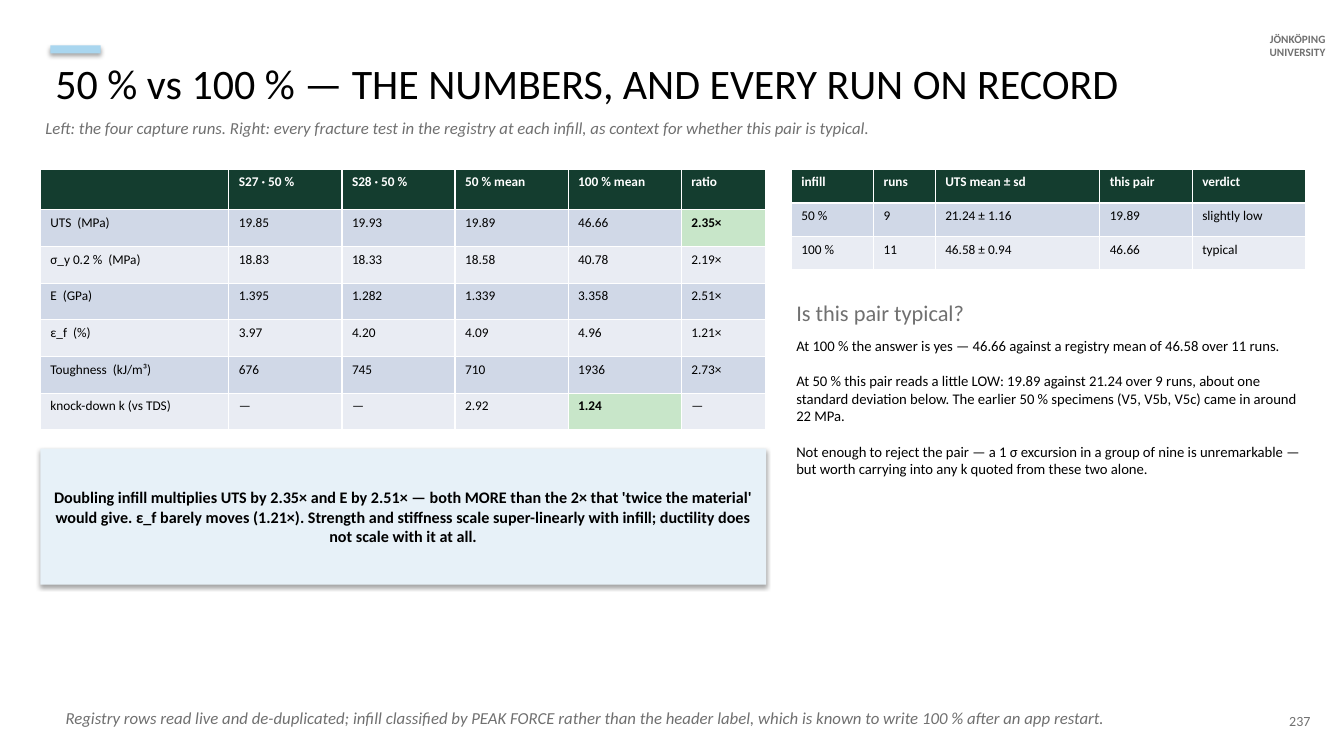
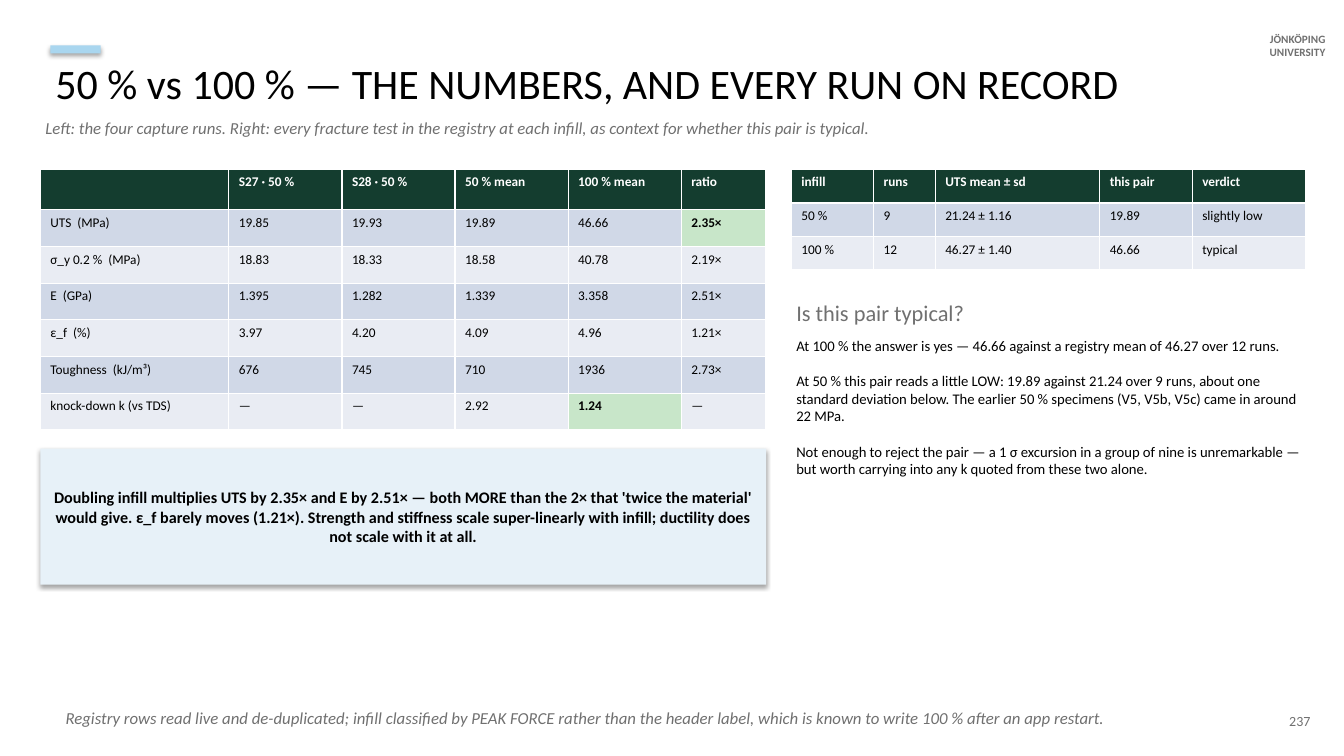
Before and after one commit to cenmir/UTM, a slide deck: slide 97 of documentation/V6a_8_6_20_slides.pptx. Drawn at 1344x756 pixels with LibreOffice and Linux fonts; fonts in the diff are those of the drawing. Boxes give left, top, right and bottom in pixels: in the first picture for what was removed or moved away, otherwise in the second. Text is boxed around its words. In the diff, an @@ line names an element or a change of style, - is before the commit and + after.

```diff
--- a/documentation/V6a_8_6_20_slides.pptx
+++ b/documentation/V6a_8_6_20_slides.pptx
@@ table at bbox=[791, 169, 1306, 270] @@
-row 3, column 2: 11
+row 3, column 2: 12
-row 3, column 3: 46.58 ± 0.94
+row 3, column 3: 46.27 ± 1.40
@@ text at bbox=[796, 340, 1297, 477]: text changed @@
-At 100 % the answer is yes — 46.66 against a registry mean of 46.58 over 11 runs.
-At 50 % this pair reads a little LOW: 19.89 against 21.24 over 9 runs, about one standard deviation below. The earlier 50 % specimens (V5, V5b, V5c) came in around 22 MPa.
-Not enough to reject the pair — a 1 σ excursion in a group of nine is unremarkable — but worth carrying into any k quoted from these two alone.
+At 100 % the answer is yes — 46.66 against a registry mean of 46.27 over 12 runs.
+At 50 % this pair reads a little LOW: 19.89 against 21.24 over 9 runs, about one standard deviation below. The earlier 50 % specimens (V5, V5b, V5c) came in around 22 MPa.
+Not enough to reject the pair — a 1 σ excursion in a group of nine is unremarkable — but worth carrying into any k quoted from these two alone.
```
Also in this commit, not shown: 5 other slides changed, 2 slides added, 1 other file.
